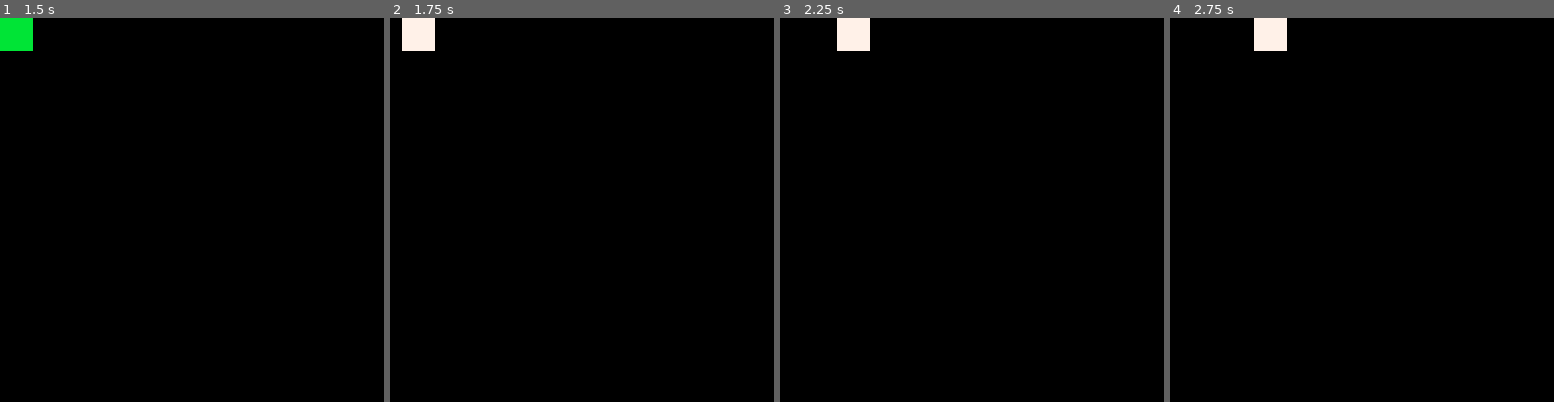
Above: before the commit, frames 1-4 (left to right).
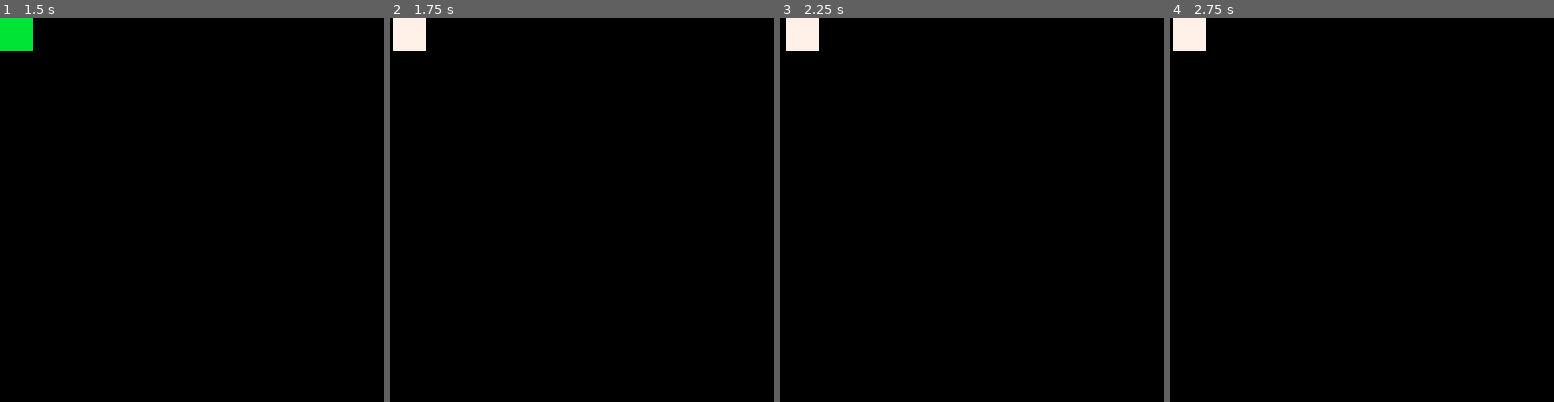
Above: after the commit, the same moments.

Repository: shen-sat/pico_state_machine
Game: PICO-8 cartridge game.p8
Same seed, same stepped clock (60 frames per second), same inputs: the game is played once before the commit and once after it.
Inputs:
- Up to frame 1 (1.5 s): no input
- Up to frame 2 (1.75 s): hold Right from 1.6 s (still down)
- Up to frame 3 (2.25 s): release Right at 2.1 s; hold Up from 2.15 s (still down)
- Up to frame 4 (2.75 s): release Up at 2.42 s; hold Right from 2.47 s (still down)

Frame 1 is identical in both runs. In frame 2, 0.4% of the frame differs, in the area x 0-12%, y 0-9%; in frame 3, 1.5%, in the area x 1-24%, y 0-9%; in frame 4, 1.5%.

Commit message:
got move states working

Diff:
--- a/game.p8
+++ b/game.p8
@@ -25,8 +25,10 @@
 
   -- initialize move states
   #include player_move_states/create_nonframe_move_state.lua
+  #include player_move_states/create_frame_move_state.lua
   #include player_move_states/idle_move.lua
   #include player_move_states/right_move.lua
+  #include player_move_states/alt_right_move.lua
   #include player_move_states/create_player_move_states.lua
   player_move_states = create_player_move_states()
 
@@ -35,67 +37,10 @@
   set_draw_state(player_draw_states['idle'], player)
 end
 
-function right(parent)
-  local state = {
-    speed = 10,
-    start_time = current_time,
-    x_positions = {0,1,2,3,4,5},
-    get_index = function(self, is_prediction)
-      local movement_start_time = self.start_time
-      time_elapsed = current_time - movement_start_time
-      if is_prediction then time_elapsed += 1 end
-      -- using flr makes sure we alwways return an integer at regular intervals
-      -- Eg self.speed of 3 will return 1,1,1,2,2,2,3,3,3...
-      local i = flr(time_elapsed/self.speed) + 1
-
-      return i
-    end,
-    update = function(self)
-      local i = self:get_index()
-      parent.x = self.x_positions[i]
-      local next_i = self:get_index(true)
-      if next_i > #self.x_positions then
-        parent.move_state = idle(parent)
-      end
-    end
-  }
-
-  return state
-end
-
-function right_v2(parent)
-  local state = {
-    timer = 0,
-    start_x = parent.x,
-    mov = 5,
-    update = function(self)
-      self.timer = min(self.timer + 0.02, 1)
-      if self.timer >= 1 then
-        parent.move_state = idle(parent)
-      else
-        local var = self.start_x + (self.timer * self.mov)
-        parent.x = var
-      end
-    end
-  }
-
-  return state
-end
-
-function idle(parent)
-  local state = {
-    update = function(self)
-      return
-    end
-  }
-
-  return state
-end
-
 function _update()
   if btnp(0) then
   elseif btnp(1) then
-    player.move_state = player_move_states.right
+    set_move_state(player_move_states.right, player)
     set_draw_state(player_draw_states['flash'], player)
   elseif btnp(2) then
   elseif btnp(3) then
--- /dev/null
+++ b/player_move_states/alt_right_move.lua
@@ -0,0 +1,17 @@
+alt_right_move = {
+  id = 'alt_right_move',
+  parent = player,
+  speed = 10,
+  frames = {
+    {x = 0},
+    {x = 1},
+    {x = 2},
+    {x = 3},
+    {x = 4},
+    {x = 5},
+  },
+  loop = true,
+  next_state = function()
+    return player_move_states.idle
+  end
+}
--- /dev/null
+++ b/player_move_states/create_frame_move_state.lua
@@ -0,0 +1,59 @@
+function create_frame_move_state(move)
+	validate_frame_move(move)
+	local state = {
+		parent = player,
+		speed = move.speed,
+		frames = move.frames,
+		loop = move.loop,
+		next_state = move.next_state,
+		get_index = function(self, is_prediction)
+		  local start_time = self.start_time
+		  time_elapsed = current_time - start_time
+		  if is_prediction then time_elapsed += 1 end
+		  -- using flr makes sure we alwways return an integer at regular intervals
+		  -- Eg self.speed of 3 will return 1,1,1,2,2,2,3,3,3...
+		  local i = flr(time_elapsed/self.speed) + 1
+
+		  return i
+		end,
+		update = function(self)
+		  local i = self:get_index()
+
+		  local point
+		  if self.loop then
+		    point = self.frames[(i % #self.frames) + 1]
+		  else
+		    point = self.frames[i]
+		  end
+
+		  if point.x then
+		    self.parent.x = point.x
+		  end
+		  if point.y then
+		    self.parent.y = point.y
+		  end
+
+		  if not self.loop then
+		    local next_i = self:get_index(true)
+		    if next_i > #self.frames then
+		      set_move_state(self.next_state(), self.parent)
+		    end
+		  end
+		end
+	}
+
+	return state
+end
+
+function validate_frame_move(move)
+	local id = move.id
+	assert(id, "a move is missing an id")
+	assert(move.parent, "missing 'parent' in "..id)
+	assert(move.speed, "missing 'speed' in "..id)
+	assert(move.frames, "missing 'frames' in "..id)
+	assert(#move.frames > 0, "less than 1 frame in "..id)
+	assert(not(move.loop == nil), "missing 'loop' in "..id)
+	if not move.loop then
+		assert(type(move.next_state) == "function", "'next_state' must be a function in "..id)
+	end
+end
--- a/player_move_states/create_player_move_states.lua
+++ b/player_move_states/create_player_move_states.lua
@@ -2,7 +2,8 @@
 	local player_move_states = {}
 
 	player_move_states.idle = create_nonframe_move_state(idle_move)
-	player_move_states.right = create_nonframe_move_state(right_move)
+	-- player_move_states.right = create_nonframe_move_state(right_move)
+	player_move_states.right = create_frame_move_state(alt_right_move)
 
 	return player_move_states
 end
--- a/shared.lua
+++ b/shared.lua
@@ -46,3 +46,8 @@
 	state.start_time = current_time
 	parent.draw_state = state
 end
+
+function set_move_state(state, parent)
+	state.start_time = current_time
+	parent.move_state = state
+end
Not shown, removed: SCRATCH.txt
